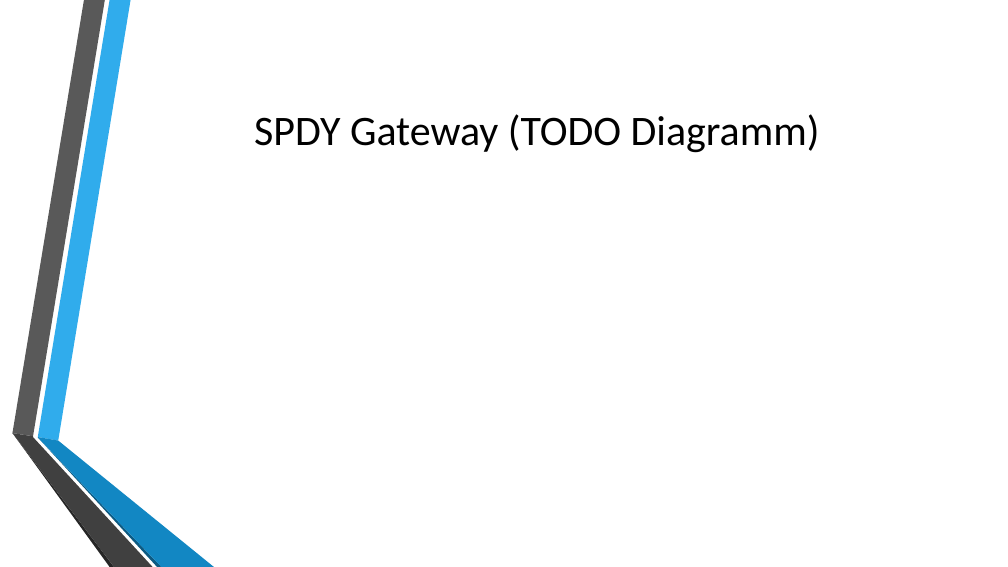
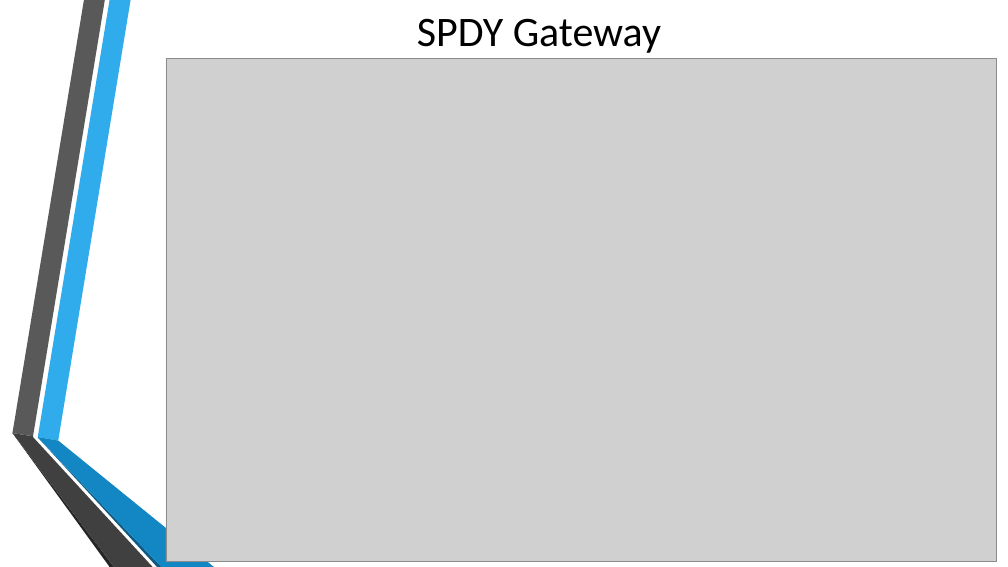
Before and after one commit to autarchprinceps/Reactive-Load-Generator, a slide deck: slide 12 of research/Präsentation.pptx. Drawn at 1008x567 pixels with LibreOffice and Linux fonts; fonts in the diff are those of the drawing; grey boxes stand for pictures; background and template pictures are left out. Boxes give left, top, right and bottom in pixels: in the first picture for what was removed or moved away, otherwise in the second. Text is boxed around its words. In the diff, an @@ line names an element or a change of style, - is before the commit and + after.

Commit message:
Präsi

```diff
--- a/research/Präsentation.pptx
+++ b/research/Präsentation.pptx
@@ title at bbox=[417, 18, 661, 53]: text changed @@
-SPDY Gateway (TODO Diagramm)
+SPDY Gateway
@@ picture added at bbox=[166, 58, 997, 561] @@
```
